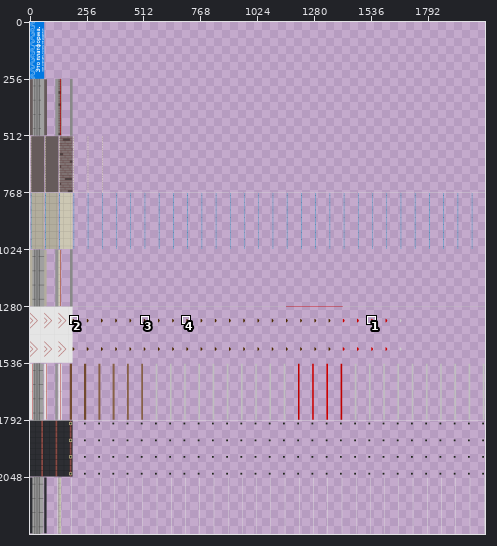
Two versions of one sprite sheet, res/platform.png. Above, an overview of the earlier version with the close-up marked.
Close-up. Before the edit:
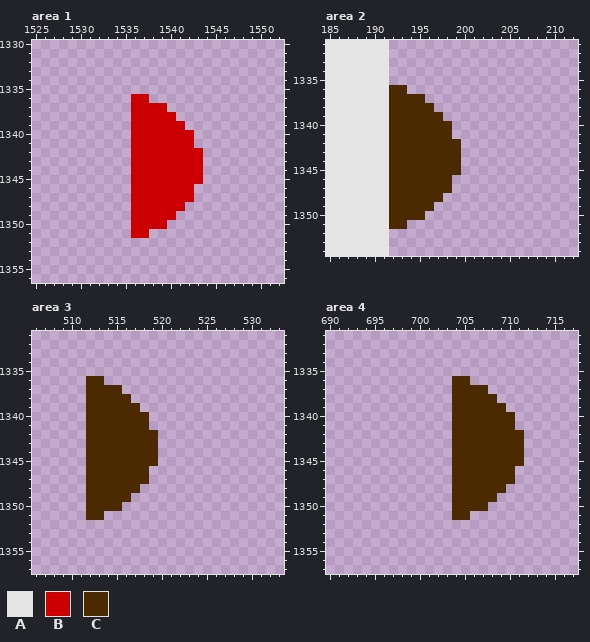
The file is 2048x2304 pixels. Pixels under 10% opacity are left out. Colours within 5 levels of each other are drawn and written as one. Shown: area 1: x 1525..1552, y 1330..1356; area 2: x 185..212, y 1331..1354; area 3: x 506..533, y 1331..1357; area 4: x 690..717, y 1331..1357. The commit also changed other parts of the picture, which this record leaves out.
Palette (. is transparent): A #e5e5e5  B #cc0000  C #4c2a00
Pixels before, area 1, first column x 1536:
1336 BB......
1337 BBBB....
1338 BBBBB...
1339 BBBBBB..
1340 BBBBBBB.
1341 BBBBBBB.
1342 BBBBBBBB
1343 BBBBBBBB
1344 BBBBBBBB
1345 BBBBBBBB
1346 BBBBBBB.
1347 BBBBBBB.
1348 BBBBBB..
1349 BBBBB...
1350 BBBB....
1351 BB......
Pixels before, area 2, first column x 185:
1331 AAAAAAA........
1332 AAAAAAA........
1333 AAAAAAA........
1334 AAAAAAA........
1335 AAAAAAA........
1336 AAAAAAACC......
1337 AAAAAAACCCC....
1338 AAAAAAACCCCC...
1339 AAAAAAACCCCCC..
1340 AAAAAAACCCCCCC.
1341 AAAAAAACCCCCCC.
1342 AAAAAAACCCCCCCC
1343 AAAAAAACCCCCCCC
1344 AAAAAAACCCCCCCC
1345 AAAAAAACCCCCCCC
1346 AAAAAAACCCCCCC.
1347 AAAAAAACCCCCCC.
1348 AAAAAAACCCCCC..
1349 AAAAAAACCCCC...
1350 AAAAAAACCCC....
1351 AAAAAAACC......
1352 AAAAAAA........
1353 AAAAAAA........
1354 AAAAAAA........
Pixels before, area 3, first column x 512:
1336 CC......
1337 CCCC....
1338 CCCCC...
1339 CCCCCC..
1340 CCCCCCC.
1341 CCCCCCC.
1342 CCCCCCCC
1343 CCCCCCCC
1344 CCCCCCCC
1345 CCCCCCCC
1346 CCCCCCC.
1347 CCCCCCC.
1348 CCCCCC..
1349 CCCCC...
1350 CCCC....
1351 CC......
Pixels before, area 4, first column x 704:
1336 CC......
1337 CCCC....
1338 CCCCC...
1339 CCCCCC..
1340 CCCCCCC.
1341 CCCCCCC.
1342 CCCCCCCC
1343 CCCCCCCC
1344 CCCCCCCC
1345 CCCCCCCC
1346 CCCCCCC.
1347 CCCCCCC.
1348 CCCCCC..
1349 CCCCC...
1350 CCCC....
1351 CC......
And afterwards:
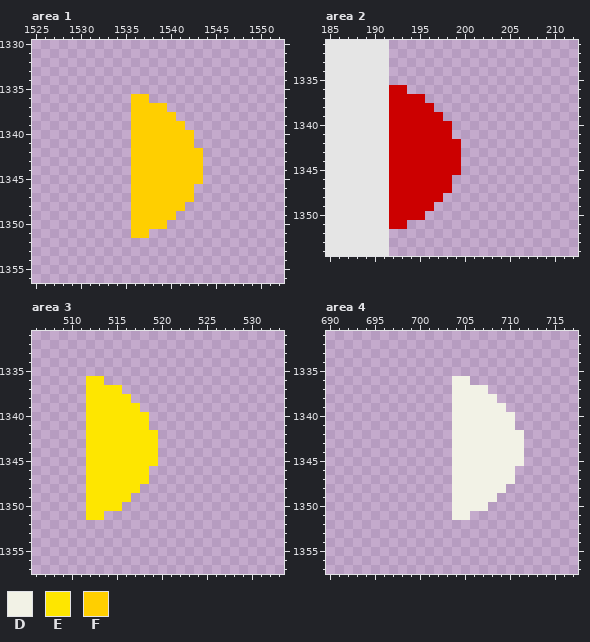
Colours new in this view: D #f2f2e6  E #fee600  F #ffcf00
Changes in this commit:
Changed rows in their new state; - is an unchanged pixel.
Area 1:
first column x 1536:
1336 FF------
1337 FFFF----
1338 FFFFF---
1339 FFFFFF--
1340 FFFFFFF-
1341 FFFFFFF-
1342 FFFFFFFF
1343 FFFFFFFF
1344 FFFFFFFF
1345 FFFFFFFF
1346 FFFFFFF-
1347 FFFFFFF-
1348 FFFFFF--
1349 FFFFF---
1350 FFFF----
1351 FF------
Area 2:
first column x 192:
1336 BB------
1337 BBBB----
1338 BBBBB---
1339 BBBBBB--
1340 BBBBBBB-
1341 BBBBBBB-
1342 BBBBBBBB
1343 BBBBBBBB
1344 BBBBBBBB
1345 BBBBBBBB
1346 BBBBBBB-
1347 BBBBBBB-
1348 BBBBBB--
1349 BBBBB---
1350 BBBB----
1351 BB------
Area 3:
first column x 512:
1336 EE------
1337 EEEE----
1338 EEEEE---
1339 EEEEEE--
1340 EEEEEEE-
1341 EEEEEEE-
1342 EEEEEEEE
1343 EEEEEEEE
1344 EEEEEEEE
1345 EEEEEEEE
1346 EEEEEEE-
1347 EEEEEEE-
1348 EEEEEE--
1349 EEEEE---
1350 EEEE----
1351 EE------
Area 4:
first column x 704:
1336 DD------
1337 DDDD----
1338 DDDDD---
1339 DDDDDD--
1340 DDDDDDD-
1341 DDDDDDD-
1342 DDDDDDDD
1343 DDDDDDDD
1344 DDDDDDDD
1345 DDDDDDDD
1346 DDDDDDD-
1347 DDDDDDD-
1348 DDDDDD--
1349 DDDDD---
1350 DDDD----
1351 DD------
Boxes around the changes in both close-ups, in picture pixels (x1, y1, x2, y2):
changed: (131, 94, 203, 238)
changed: (389, 85, 461, 229)
changed: (86, 376, 158, 520)
changed: (452, 376, 524, 520)
